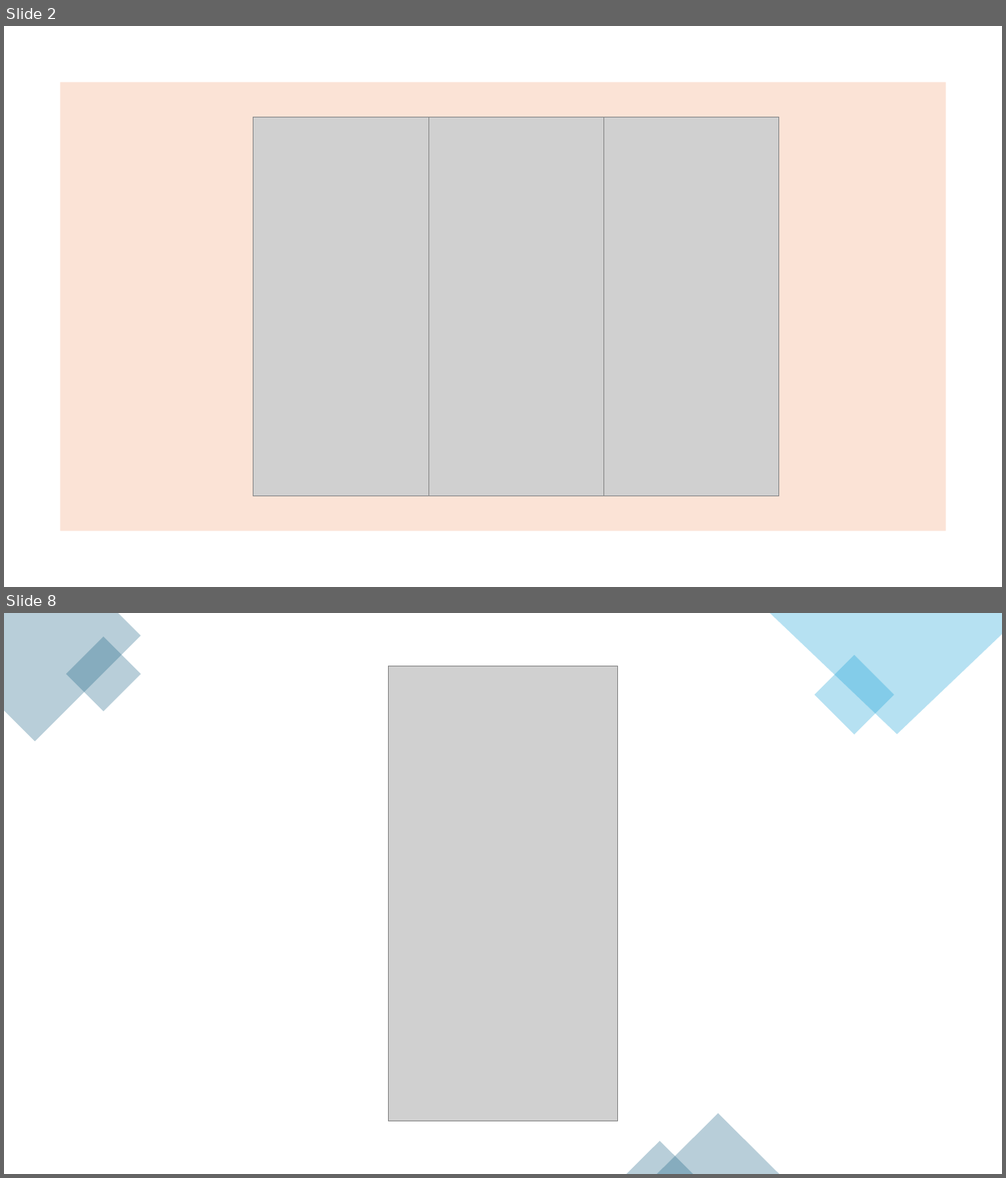
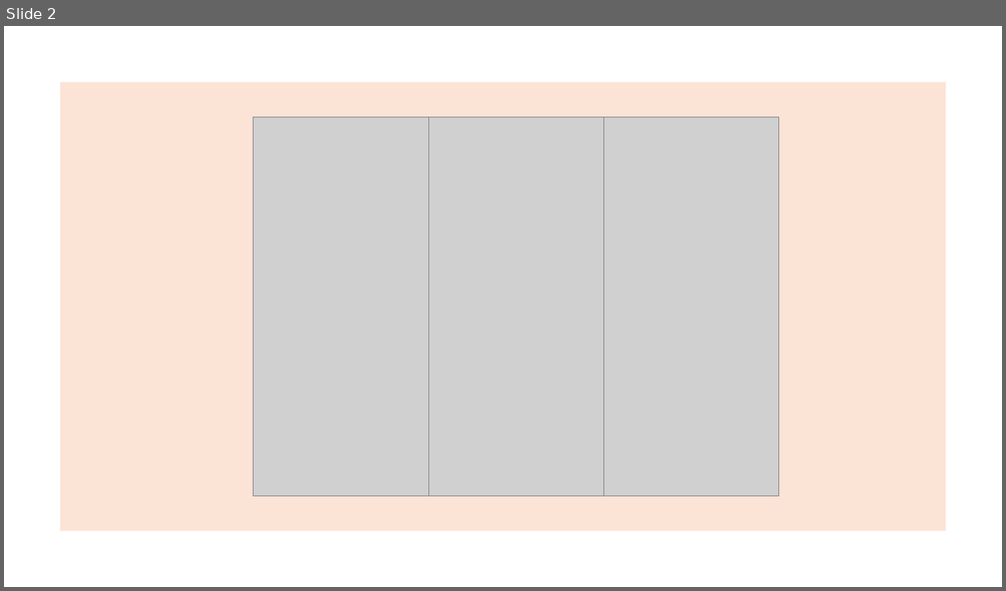
Before and after one commit to Jamie-Poeffel/M335-Schnitzeljagd-App, a slide deck: PPP.pptx. Shown one above the other, each under a label of ours: slides 2 and 8 before the commit, slide 2 after it; the slides between them are not shown. The pictures are 1006x1178 and 1006x591 pixels, drawn with LibreOffice and Linux fonts; fonts in the diff are those of the drawing; grey boxes stand for pictures. Boxes give left, top, right and bottom in pixels: in the first picture for what was removed or moved away, otherwise in the second. Text is boxed around its words. In the diff, an @@ line names an element or a change of style, - is before the commit and + after.

```diff
--- a/PPP.pptx
+++ b/PPP.pptx
@@ slide 8 removed at (x1=4, y1=613, x2=1002, y2=1174), background #FFFFFF @@
@@ freeform shape removed at (x1=4, y1=613, x2=141, y2=742) @@
@@ rectangle removed at (x1=66, y1=636, x2=142, y2=712) @@
@@ freeform shape removed at (x1=769, y1=613, x2=1002, y2=735) @@
@@ rectangle removed at (x1=814, y1=655, x2=893, y2=735) @@
@@ picture removed at (x1=389, y1=666, x2=618, y2=1122) @@
@@ triangle removed at (x1=657, y1=1114, x2=779, y2=1174) @@
@@ triangle removed at (x1=627, y1=1142, x2=693, y2=1174) @@
```
Also in this commit, not shown: 1 slide changed, 8 slides added, 5 other slides removed.
